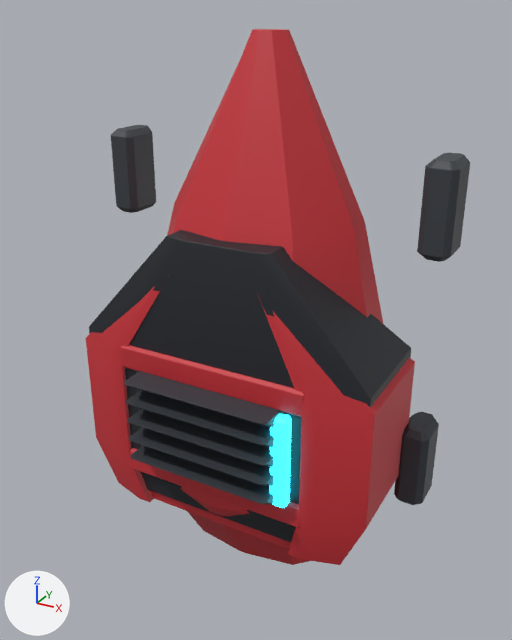
One commit to the FBX model Assets/Resources/ClamshellMeshes/CalfBack_Set03_Overclock.fbx: the scene before it, then after it.
Before and after are seen from a 50 mm lens placed at (0.425, -0.816, 0.388), pointed at (0.035, -0.108, 0.034). The axes (+X, +Y, +Z) are drawn at lower left. The lights are the same throughout. The first picture is the older version. Where no turn or scale is listed for an object, it has been applied to the vertices.

Names of what the first picture shows: 'CalfBack_Set03_Overclock'.
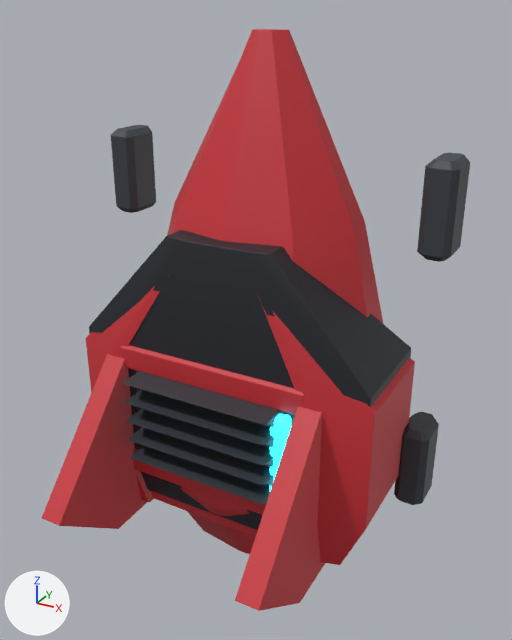
Boxes [x1, y1, x2, y2] around the edits, measured in the pictures (512 x 640 px):
'CalfBack_Set03_Overclock', reshaped (11% wider, 9% taller): before [86, 29, 470, 565]; after [42, 29, 470, 611]
part 1 of me_calfback_set03_overclock_001, added (red): after [42, 353, 148, 529]
part 2 of me_calfback_set03_overclock_001, added (red): after [235, 406, 325, 611]

What the commit changed:
me_calfback_set03_overclock_001 is used by ob_calfback_set03_overclock; location (0.0, 0.0, 0.0).
me_calfback_set03_overclock_001 had 2604 vertices, 2518 faces and spanned x -0.245..0.245, y -0.209..0.03, z -0.365..0.365.
me_calfback_set03_overclock_001 now has 2756 vertices, 2666 faces and spans x -0.245..0.245, y -0.319..0.03, z -0.365..0.365.
me_calfback_set03_overclock_001 part 1: a new loose piece of 76 vertices spanning x -0.155..-0.125, y -0.319..-0.11, z -0.277..0.015, in mat_shell (red #c83038).
me_calfback_set03_overclock_001 part 2: a new loose piece of 76 vertices spanning x 0.125..0.155, y -0.319..-0.11, z -0.277..0.015, in mat_shell (red #c83038).
